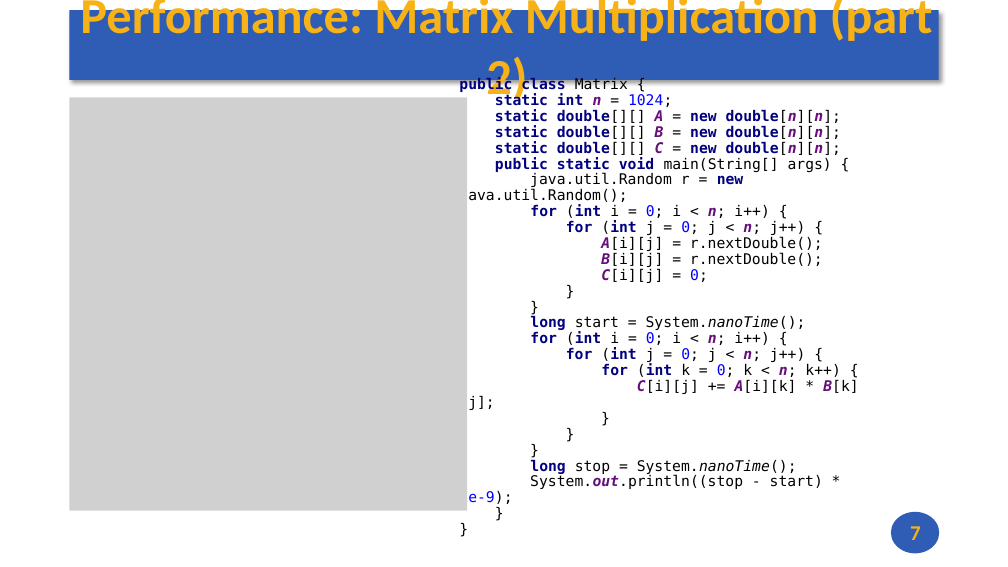
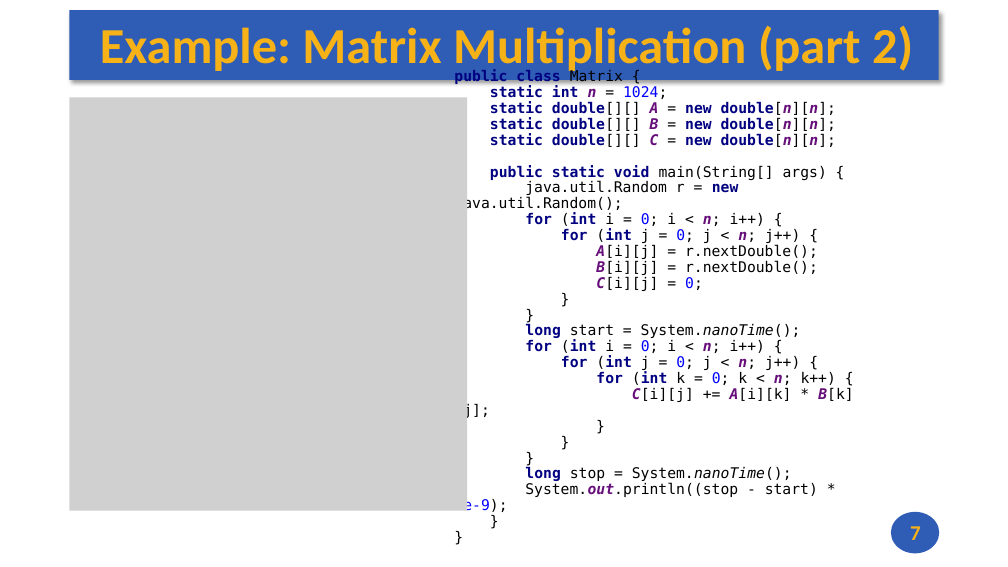
Before and after one commit to andrewt0301/hse-acos-course, a slide deck: slide 7 of docs/part1ca/01_Introduction/CA_Lecture_01.pptx. Drawn at 1008x567 pixels with LibreOffice and Linux fonts; fonts in the diff are those of the drawing; grey boxes stand for pictures. Boxes give left, top, right and bottom in pixels: in the first picture for what was removed or moved away, otherwise in the second. Text is boxed around its words. In the diff, an @@ line names an element or a change of style, - is before the commit and + after.

Commit message:
up

```diff
--- a/docs/part1ca/01_Introduction/CA_Lecture_01.pptx
+++ b/docs/part1ca/01_Introduction/CA_Lecture_01.pptx
@@ title at (100,26,913,75): text changed @@
-Performance: Matrix Multiplication (part 2)
+Example: Matrix Multiplication (part 2)
@@ text at (454,85,853,512): text changed @@
-public class Matrix {
-static int n = 1024;
-static double[][] A = new double[n][n];
-static double[][] B = new double[n][n];
-static double[][] C = new double[n][n];
-public static void main(String[] args) {
-java.util.Random r = new java.util.Random();
-for (int i = 0; i < n; i++) {
-for (int j = 0; j < n; j++) {
-A[i][j] = r.nextDouble();
-B[i][j] = r.nextDouble();
-C[i][j] = 0;
-}
-}
-long start = System.nanoTime();
-for (int i = 0; i < n; i++) {
-for (int j = 0; j < n; j++) {
-for (int k = 0; k < n; k++) {
-C[i][j] += A[i][k] * B[k][j];
-}
-}
-}
-long stop = System.nanoTime();
-System.out.println((stop - start) * 1e-9);
-}
-}
+public class Matrix {
+static int n = 1024;
+static double[][] A = new double[n][n];
+static double[][] B = new double[n][n];
+static double[][] C = new double[n][n];
+public static void main(String[] args) {
+java.util.Random r = new java.util.Random();
+for (int i = 0; i < n; i++) {
+for (int j = 0; j < n; j++) {
+A[i][j] = r.nextDouble();
+B[i][j] = r.nextDouble();
+C[i][j] = 0;
+}
+}
+long start = System.nanoTime();
+for (int i = 0; i < n; i++) {
+for (int j = 0; j < n; j++) {
+for (int k = 0; k < n; k++) {
+C[i][j] += A[i][k] * B[k][j];
+}
+}
+}
+long stop = System.nanoTime();
+System.out.println((stop - start) * 1e-9);
+}
+}
```
Also in this commit, not shown: 4 other slides changed.
